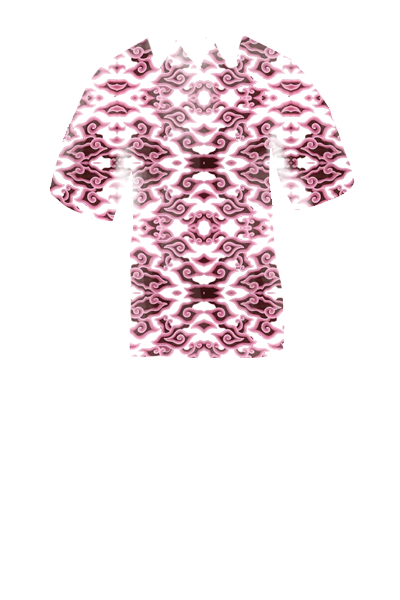
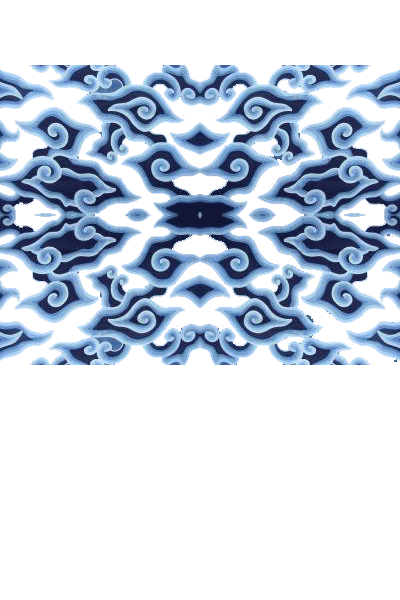
Layer changes from the first w=400, h=600 image to the second:
hid "Layer 2 copy" over bbox(49, 35, 355, 358)
showed "Layer 2" over bbox(0, 65, 400, 365)
